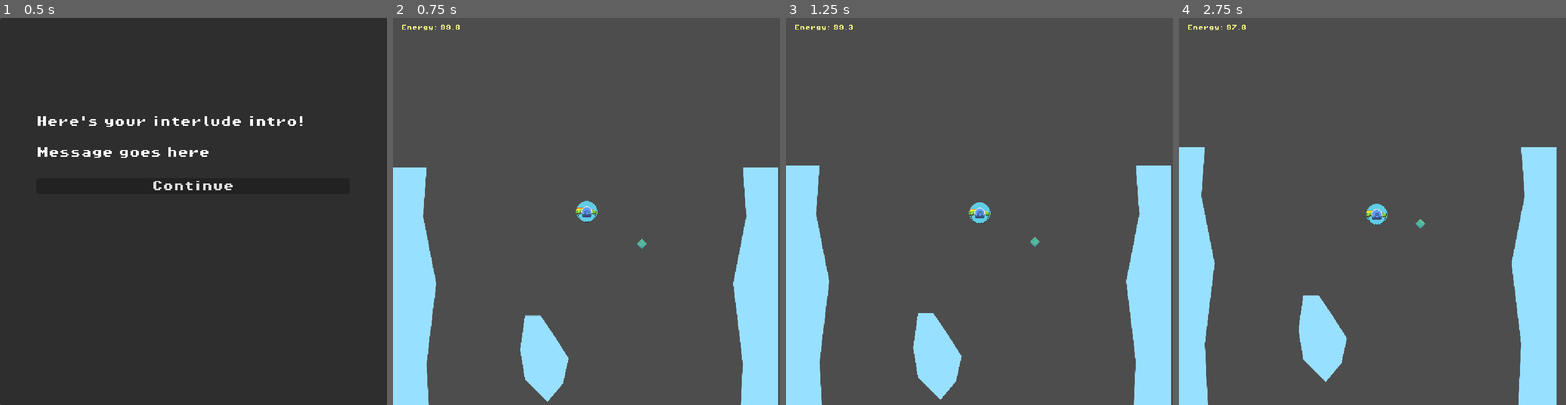
Above: before the commit, frames 1-4 (left to right).
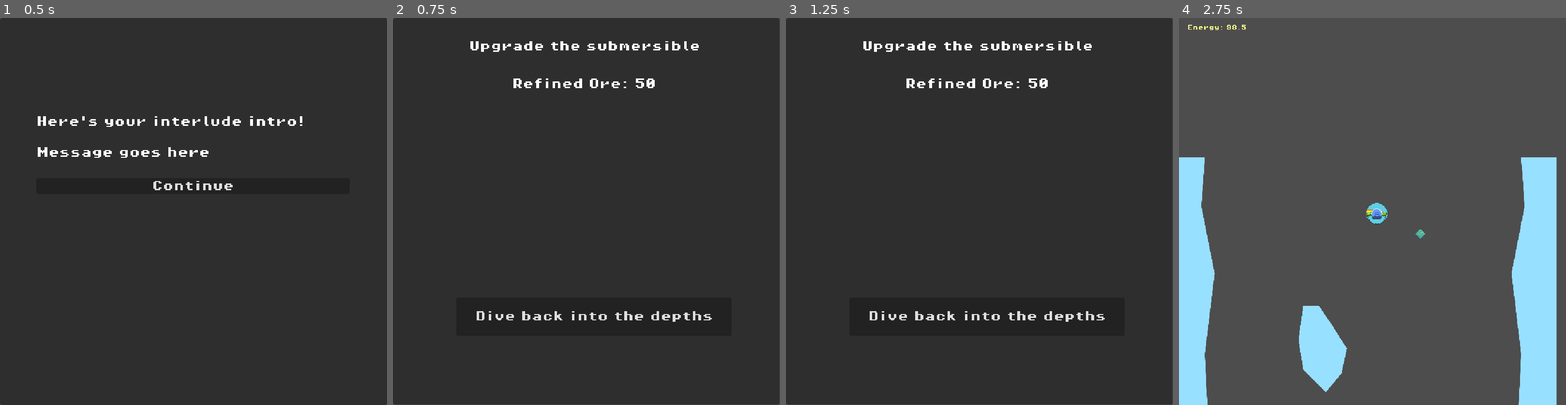
Above: after the commit, the same moments.

Repository: hawkstein/ld57-europan-expedition
Game: Godot game, scene res://scenes/interlude.tscn
Same seed, same stepped clock (60 frames per second), same inputs: the game is played once before the commit and once after it. This scene is started directly instead of the project's main scene.
Inputs (mouse positions are in pixels of both pictures, inside the frame that each line leads up to):
- Up to frame 1 (0.5 s): no input
- Up to frame 2 (0.75 s): click "Continue" at 0.5 s
- Up to frame 3 (1.25 s): no input
- Up to frame 4 (2.75 s): click (1380, 315) at 1.25 s, where only the run after the commit has a clickable "Dive back into the depths"; hold Right (thrust_right) from 2.03 s (still down); tap Space (deploy_waystation) at 2.1 s

Frame 1 is identical in both runs. In frame 2, 100% of the frame differs, in the area x 0-100%, y 0-100%; in frame 3, 100%; in frame 4, 1.7%.

Commit message:
add very basic forge scene

Diff:
--- /dev/null
+++ b/scenes/forge.tscn
@@ -0,0 +1,49 @@
+[gd_scene load_steps=3 format=3 uid="uid://sqfhiytskn8"]
+
+[ext_resource type="Script" uid="uid://60omi33ethna" path="res://scripts/forge.gd" id="1_ebsuy"]
+[ext_resource type="FontFile" uid="uid://d1sh02lvddewo" path="res://fonts/PixelOperator8-Bold.ttf" id="1_huql2"]
+
+[node name="Forge" type="Control"]
+layout_mode = 3
+anchors_preset = 0
+script = ExtResource("1_ebsuy")
+
+[node name="Panel" type="Panel" parent="."]
+layout_mode = 0
+offset_right = 575.0
+offset_bottom = 575.0
+
+[node name="Heading" type="Label" parent="."]
+layout_mode = 1
+anchors_preset = 9
+anchor_bottom = 1.0
+offset_left = 113.0
+offset_top = 34.0
+offset_right = 457.0
+offset_bottom = 50.0
+grow_vertical = 2
+theme_override_fonts/font = ExtResource("1_huql2")
+theme_override_font_sizes/font_size = 16
+text = "Upgrade the submersible"
+
+[node name="OreTotal" type="Label" parent="."]
+layout_mode = 0
+offset_left = 177.0
+offset_top = 90.0
+offset_right = 391.0
+offset_bottom = 113.0
+theme_override_fonts/font = ExtResource("1_huql2")
+theme_override_font_sizes/font_size = 16
+text = "Refined Ore: XX"
+
+[node name="DiveButton" type="Button" parent="."]
+layout_mode = 0
+offset_left = 94.0
+offset_top = 416.0
+offset_right = 504.0
+offset_bottom = 473.0
+theme_override_fonts/font = ExtResource("1_huql2")
+theme_override_font_sizes/font_size = 16
+text = "Dive back into the depths"
+
+[connection signal="pressed" from="DiveButton" to="." method="_on_dive_button_pressed"]
--- /dev/null
+++ b/scripts/forge.gd
@@ -0,0 +1,10 @@
+extends Control
+@onready var ore_total: Label = $OreTotal
+
+const GAME = preload("res://scenes/game.tscn")
+
+func _ready() -> void:
+	ore_total.text = str("Refined Ore: ", GameManager.player_ore)
+
+func _on_dive_button_pressed() -> void:
+	get_tree().change_scene_to_packed(GAME)
--- a/scripts/interlude.gd
+++ b/scripts/interlude.gd
@@ -1,10 +1,11 @@
 extends Control
 
 @onready var intro: Label = $VBoxContainer/Intro
+const FORGE = preload("res://scenes/forge.tscn")
 
 func _ready() -> void:
 	intro.text = GameManager.get_intro()
 
 
 func _on_continue_pressed() -> void:
-	get_tree().change_scene_to_file("res://scenes/game.tscn")
+	get_tree().change_scene_to_packed(FORGE)
Not shown, added: scripts/forge.gd.uid
